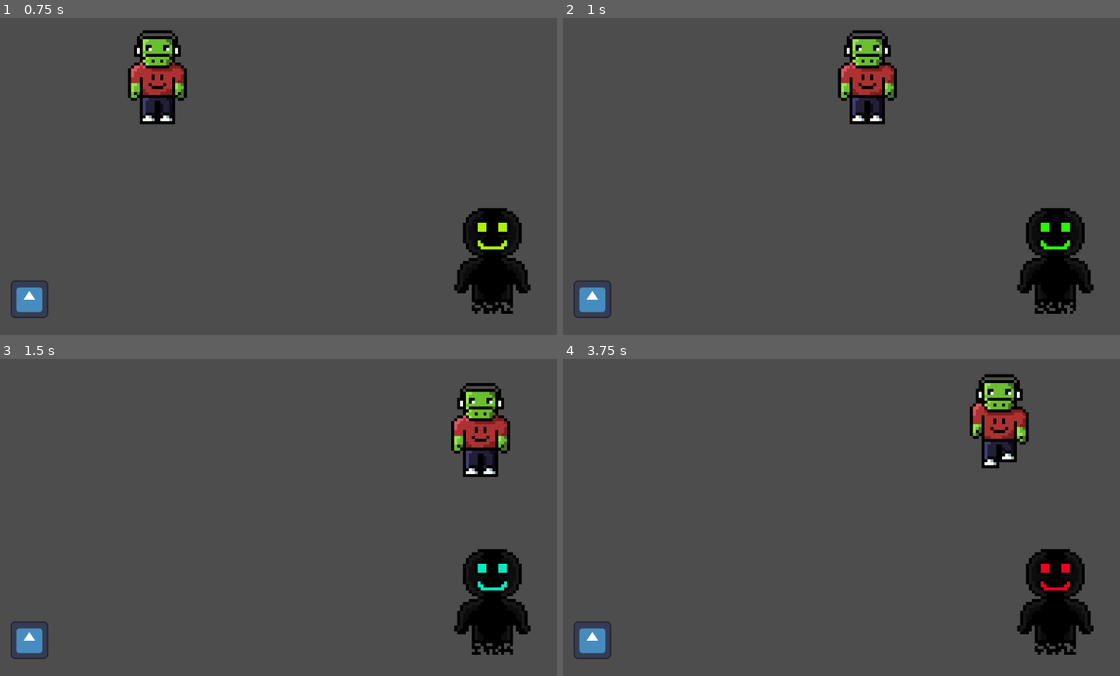
Above: before the commit, frames 1-4 (two rows, left to right).
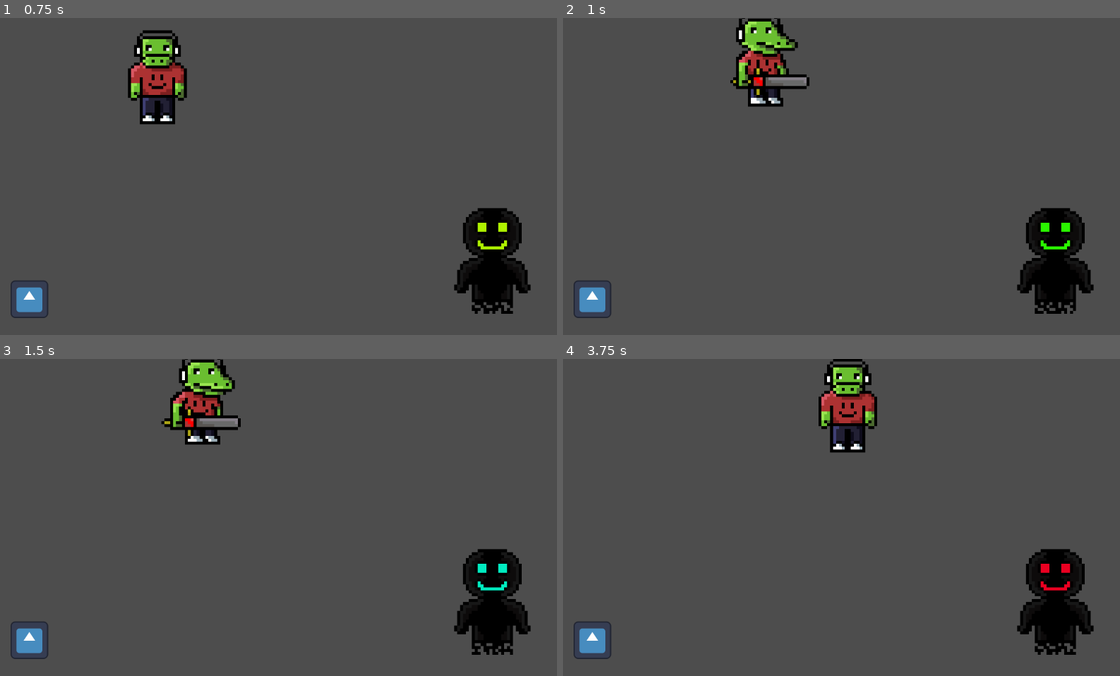
Above: after the commit, the same moments.

Repository: BDKL/untitled-rogue-game
Game: Godot game, scene res://test_scene.tscn
Same seed, same stepped clock (60 frames per second), same inputs: the game is played once before the commit and once after it. This scene is started directly instead of the project's main scene. The engine's default icon, where the game draws it, is replaced by a stand-in: a white triangle on a blue panel in a dark square.
Inputs (mouse positions are in pixels of both pictures, inside the frame that each line leads up to):
- Up to frame 1 (0.75 s): move the mouse to (401, 160) at 0.52 s; hold D (move_right) from 0.53 s (still down); hold Shift (shift) from 0.53 s (still down); click (401, 160) at 0.67 s
- Up to frame 2 (1 s): keep holding D (move_right); keep holding Shift (shift); tap J (attack, bound only after the commit) at 0.8 s
- Up to frame 3 (1.5 s): move the mouse to (161, 533) at 1.27 s; release D (move_right) at 1.28 s; release Shift (shift) at 1.28 s; hold S (move_down) from 1.28 s (still down); tap J (attack, bound only after the commit) at 1.35 s
- Up to frame 4 (3.75 s): tap Shift (shift) at 1.55, 3.05 s; move the mouse to (891, 447) at 2.02 s; release S (move_down) at 2.03 s; hold D (move_right) 2.03-2.78 s; hold Shift (shift) 2.03-2.78 s; tap J (attack, bound only after the commit) at 2.3, 2.85 s; move the mouse to (808, 580) at 2.77 s; hold W (move_up) 2.78-3.53 s; click (808, 580) at 2.92 s; move the mouse to (1008, 565) at 3.52 s; hold A (move_left) from 3.53 s (still down); hold Shift (shift) from 3.53 s (still down)

Frame 1 is identical in both runs. In frame 2, 4.9% of the frame differs, in the area x 30-60%, y 0-34%; in frame 3, 4.8%; in frame 4, 4.7%.

Commit message:
attack ported to gd

Diff:
--- /dev/null
+++ b/Mob.gd
@@ -0,0 +1,20 @@
+extends RigidBody2D
+
+
+# Called when the node enters the scene tree for the first time.
+func _ready():
+	$AnimatedSprite2D.play("idle")
+	#var mob_max = $AnimatedSprite2D.sprite_frames.get_frame_count("idle")
+	#print(mob_max)
+	#var mob_choosen = randi() % mob_max
+	#print(mob_choosen)
+	#$AnimatedSprite2D.sprite_frames.set_frame("idle",0,$AnimatedSprite2D.sprite_frames.get_frame_texture("idle", mob_choosen))
+
+
+# Called every frame. 'delta' is the elapsed time since the previous frame.
+func _process(delta):
+	pass
+
+
+func _on_visible_on_screen_notifier_2d_screen_exited():
+	queue_free() # Replace with function body.
--- /dev/null
+++ b/attack_test.tscn
@@ -0,0 +1,10 @@
+[gd_scene load_steps=3 format=3 uid="uid://k2vy3yubcox"]
+
+[ext_resource type="PackedScene" uid="uid://kexl8mcw0cxl" path="res://mob.tscn" id="1_cj02a"]
+[ext_resource type="PackedScene" uid="uid://d1an733dgtbkg" path="res://beginning.tscn" id="2_py3gb"]
+
+[node name="Node2D" type="Node2D"]
+
+[node name="Mob" parent="." instance=ExtResource("1_cj02a")]
+
+[node name="Player" parent="." instance=ExtResource("2_py3gb")]
--- a/beginning.tscn
+++ b/beginning.tscn
@@ -1,13 +1,58 @@
-[gd_scene load_steps=8 format=3 uid="uid://d1an733dgtbkg"]
+[gd_scene load_steps=21 format=3 uid="uid://d1an733dgtbkg"]
 
 [ext_resource type="Texture2D" uid="uid://dmxb5ogrrtinl" path="res://project/assets/Jacare andandinho1.png" id="1_hvnh2"]
 [ext_resource type="Script" path="res://player.gd" id="1_kb4lp"]
+[ext_resource type="Texture2D" uid="uid://c2ya3fsa5d11c" path="res://assets/F1.png" id="2_gbq2f"]
 [ext_resource type="Texture2D" uid="uid://xey87m8qigju" path="res://project/assets/Jacare andandinho2.png" id="2_hvh7y"]
+[ext_resource type="Texture2D" uid="uid://bgflukvpxr53q" path="res://assets/F2.png" id="3_ch2er"]
 [ext_resource type="Texture2D" uid="uid://p54vx17opm2t" path="res://project/assets/Jacare andandinho3.png" id="3_re61d"]
+[ext_resource type="Texture2D" uid="uid://dl1ojtxedwc11" path="res://assets/F3.png" id="4_03rdd"]
 [ext_resource type="Texture2D" uid="uid://dbeej4p7emadp" path="res://project/assets/Jacare andandinho4.png" id="4_fjv2k"]
+[ext_resource type="Texture2D" uid="uid://dg28xov8d8sy5" path="res://assets/F4.png" id="5_26m7s"]
+[ext_resource type="Texture2D" uid="uid://tp0r6f155g4k" path="res://assets/F5.png" id="6_cprkp"]
+[ext_resource type="Texture2D" uid="uid://hoek0e8qxorn" path="res://assets/F6.png" id="7_5mttu"]
+[ext_resource type="Texture2D" uid="uid://deubgf0l430ga" path="res://assets/F7.png" id="8_g78ba"]
+[ext_resource type="Texture2D" uid="uid://rxkdv6eguyou" path="res://assets/F8.png" id="9_r7whl"]
+[ext_resource type="Texture2D" uid="uid://wiw6ktdos8tm" path="res://assets/F9.png" id="10_v6w66"]
+[ext_resource type="Texture2D" uid="uid://xkf8nl7x730k" path="res://assets/F10.png" id="11_fqd7c"]
 
 [sub_resource type="SpriteFrames" id="SpriteFrames_vsl3o"]
 animations = [{
+"frames": [{
+"duration": 2.0,
+"texture": ExtResource("2_gbq2f")
+}, {
+"duration": 2.0,
+"texture": ExtResource("3_ch2er")
+}, {
+"duration": 4.0,
+"texture": ExtResource("4_03rdd")
+}, {
+"duration": 1.0,
+"texture": ExtResource("5_26m7s")
+}, {
+"duration": 0.5,
+"texture": ExtResource("6_cprkp")
+}, {
+"duration": 0.5,
+"texture": ExtResource("7_5mttu")
+}, {
+"duration": 0.5,
+"texture": ExtResource("8_g78ba")
+}, {
+"duration": 0.5,
+"texture": ExtResource("9_r7whl")
+}, {
+"duration": 0.5,
+"texture": ExtResource("10_v6w66")
+}, {
+"duration": 1.0,
+"texture": ExtResource("11_fqd7c")
+}],
+"loop": false,
+"name": &"attack",
+"speed": 5.0
+}, {
 "frames": [{
 "duration": 1.0,
 "texture": ExtResource("1_hvnh2")
@@ -29,18 +74,42 @@
 [sub_resource type="RectangleShape2D" id="RectangleShape2D_1f1du"]
 size = Vector2(61, 50)
 
+[sub_resource type="RectangleShape2D" id="RectangleShape2D_a6nr7"]
+size = Vector2(152, 35)
+
+[sub_resource type="Animation" id="Animation_joi2l"]
+resource_name = "new_animation"
+
+[sub_resource type="AnimationLibrary" id="AnimationLibrary_dsa8u"]
+_data = {
+"new_animation": SubResource("Animation_joi2l")
+}
+
 [node name="Player" type="Area2D"]
-position = Vector2(557, 378)
+position = Vector2(707, 344)
 script = ExtResource("1_kb4lp")
 speed = 200
-metadata/_edit_group_ = true
 
 [node name="AnimatedSprite2D" type="AnimatedSprite2D" parent="."]
 position = Vector2(-1, -13)
 sprite_frames = SubResource("SpriteFrames_vsl3o")
+animation = &"attack"
+frame = 9
+frame_progress = 1.0
 
 [node name="CollisionShape2D" type="CollisionShape2D" parent="."]
 position = Vector2(-12, -19)
 shape = SubResource("RectangleShape2D_1f1du")
 
+[node name="Attack Hitbox" type="CollisionShape2D" parent="."]
+position = Vector2(80, -19)
+shape = SubResource("RectangleShape2D_a6nr7")
+
+[node name="AnimationPlayer" type="AnimationPlayer" parent="."]
+root_node = NodePath("../AnimatedSprite2D")
+libraries = {
+"": SubResource("AnimationLibrary_dsa8u")
+}
+
 [connection signal="body_entered" from="." to="." method="_on_body_entered"]
+[connection signal="animation_finished" from="AnimatedSprite2D" to="." method="_on_animated_sprite_2d_animation_finished"]
--- a/mob.gd
+++ b/mob.gd
@@ -1,6 +1,7 @@
 extends CharacterBody2D
 
 @export var movement_speed: float = 200.0
+@export var health: int = 10
 @export var movement_target: Node2D
 
 @onready var navigation_agent: NavigationAgent2D = $NavigationAgent2D
@@ -16,7 +17,7 @@
 func actor_setup():
 	await get_tree().physics_frame
 
-	set_movement_target(movement_target.position)
+	#set_movement_target(movement_target.position)
 
 func set_movement_target(target_point: Vector2):
 	navigation_agent.target_position = target_point
--- /dev/null
+++ b/mob_test.gd
@@ -0,0 +1,18 @@
+extends Node
+
+@export var mob_scene: PackedScene
+
+
+# Called when the node enters the scene tree for the first time.
+func _ready():
+	$SpawnTimer.start()
+
+
+# Called every frame. 'delta' is the elapsed time since the previous frame.
+func _process(delta):
+	pass
+
+
+
+func _on_spawn_timer_timeout():
+	pass # Replace with function body.
--- /dev/null
+++ b/mob_test.tscn
@@ -0,0 +1,32 @@
+[gd_scene load_steps=4 format=3 uid="uid://bm1ni0k6566kp"]
+
+[ext_resource type="Script" path="res://mob_test.gd" id="1_1e8ek"]
+[ext_resource type="PackedScene" uid="uid://kexl8mcw0cxl" path="res://mob.tscn" id="1_5qqsx"]
+
+[sub_resource type="Curve2D" id="Curve2D_t8gqe"]
+_data = {
+"points": PackedVector2Array(0, 0, 0, 0, 216, 246, 0, 0, 0, 0, 256, 856, 0, 0, 0, 0, 1324, 822, 0, 0, 0, 0, 1328, 252)
+}
+point_count = 4
+
+[node name="MobTest" type="Node"]
+script = ExtResource("1_1e8ek")
+mob_scene = ExtResource("1_5qqsx")
+
+[node name="Mob" parent="." instance=ExtResource("1_5qqsx")]
+position = Vector2(556, 289)
+
+[node name="SpawnTimer" type="Timer" parent="."]
+
+[node name="MobPath" type="Path2D" parent="."]
+curve = SubResource("Curve2D_t8gqe")
+
+[node name="SpawnLocation" type="PathFollow2D" parent="MobPath"]
+position = Vector2(216, 246)
+rotation = 1.50532
+
+[node name="MeshInstance2D" type="MeshInstance2D" parent="."]
+
+[node name="NavigationAgent2D" type="NavigationAgent2D" parent="MeshInstance2D"]
+
+[connection signal="timeout" from="SpawnTimer" to="." method="_on_spawn_timer_timeout"]
--- a/player.gd
+++ b/player.gd
@@ -6,33 +6,53 @@
 
 # Called when the node enters the scene tree for the first time.
 func _ready():
+	#var animation_prio = 0
+	$AnimatedSprite2D.play("default",0)
 	screen_size = get_viewport_rect().size
+
 
 
 # Called every frame. 'delta' is the elapsed time since the previous frame.
 func _process(delta):
 	var velocity = Vector2.ZERO # player's movement vector.
 	var speed_multiplier = 1
-	if Input.is_action_pressed("move_right"):
-		velocity.x += 1
-	if Input.is_action_pressed("move_left"):
-		velocity.x -= 1
-	if Input.is_action_pressed("move_down"):
-		velocity.y += 1
-	if Input.is_action_pressed("move_up"):
-		velocity.y -= 1
+	var isAttacking = false
+	if Input.is_action_pressed("attack"):
+		$AnimatedSprite2D.play("attack")
+	if $AnimatedSprite2D.get_animation() == "attack":
+		isAttacking = true
+		if $AnimatedSprite2D.get_frame() == 4:
+			velocity.x += 7000 #TODO find a better way to do this
+			#velocity = velocity.normalized() * speed * speed_multiplier
+			position += velocity * delta
+			position = position.clamp(Vector2.ZERO, screen_size)
 
-	if Input.is_action_pressed("shift"):
-		speed_multiplier = 10
+	else:
+		isAttacking = false
 
-	if velocity.length() > 0:
-		velocity = velocity.normalized() * speed * speed_multiplier
-		$AnimatedSprite2D.play()
-	else:
-		$AnimatedSprite2D.stop()
+	if not isAttacking:	#o_O
+		if Input.is_action_pressed("move_right"):
+			velocity.x += 1
+		if Input.is_action_pressed("move_left"):
+			velocity.x -= 1
+		if Input.is_action_pressed("move_down"):
+			velocity.y += 1
+		if Input.is_action_pressed("move_up"):
+			velocity.y -= 1
 
-	position += velocity * delta
-	position = position.clamp(Vector2.ZERO, screen_size)
+		if Input.is_action_pressed("shift"):
+			speed_multiplier = 10
+
+		if velocity.length() > 0:
+			velocity = velocity.normalized() * speed * speed_multiplier
+			#if not isAttacking:
+			$AnimatedSprite2D.play("default")
+		else:
+			if $AnimatedSprite2D.get_animation() == "default":
+				$AnimatedSprite2D.stop()
+
+		position += velocity * delta
+		position = position.clamp(Vector2.ZERO, screen_size)
 
 
 func _on_body_entered(body):
@@ -45,3 +65,8 @@
 	position = pos
 	show()
 	$CollisionShape2D.disabled = false
+
+
+func _on_animated_sprite_2d_animation_finished():
+	if $AnimatedSprite2D.get_animation() == "attack":
+		$AnimatedSprite2D.play("default",0)
--- a/project.godot
+++ b/project.godot
@@ -47,6 +47,11 @@
 "events": [Object(InputEventKey,"resource_local_to_scene":false,"resource_name":"","device":-1,"window_id":0,"alt_press …(182 unchanged characters)…
 ]
 }
+attack={
+"deadzone": 0.5,
+"events": [Object(InputEventKey,"resource_local_to_scene":false,"resource_name":"","device":0,"window_id":0,"alt_pressed":false,"shift_pressed":false,"ctrl_pressed":false,"meta_pressed":false,"pressed":false,"keycode":0,"physical_keycode":74,"key_label":0,"unicode":0,"echo":false,"script":null)
+]
+}
 
 [rendering]
 
Binary file added: assets/F1.png
Not shown, added: assets/F1.png.import
Binary file added: assets/F10.png
Not shown, added: assets/F10.png.import
Binary file added: assets/F2.png
Not shown, added: assets/F2.png.import
Binary file added: assets/F3.png
Not shown, added: assets/F3.png.import
Binary file added: assets/F4.png
Not shown, added: assets/F4.png.import
Binary file added: assets/F5.png
Not shown, added: assets/F5.png.import
(and 124 more such lines)
